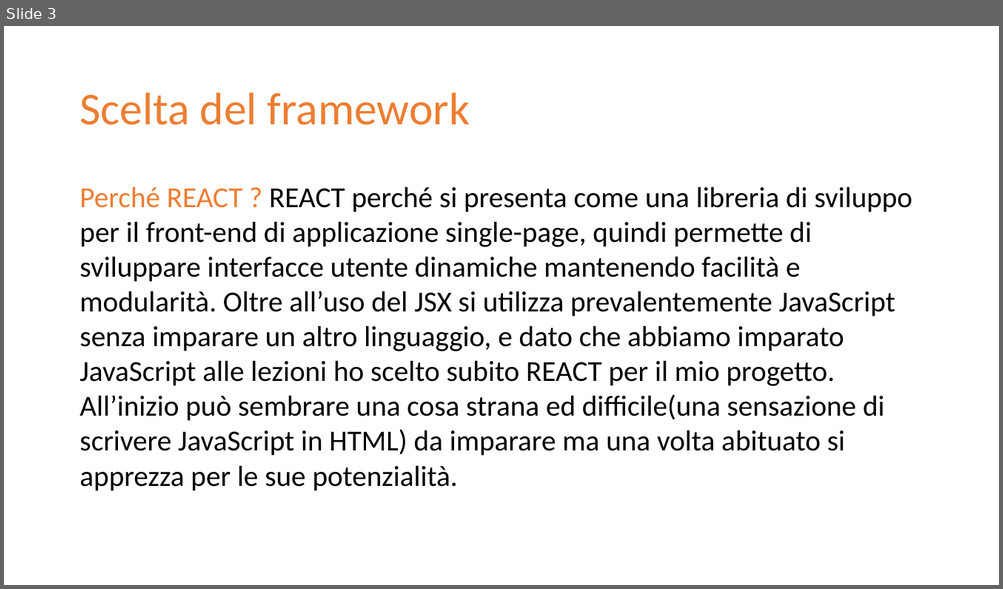
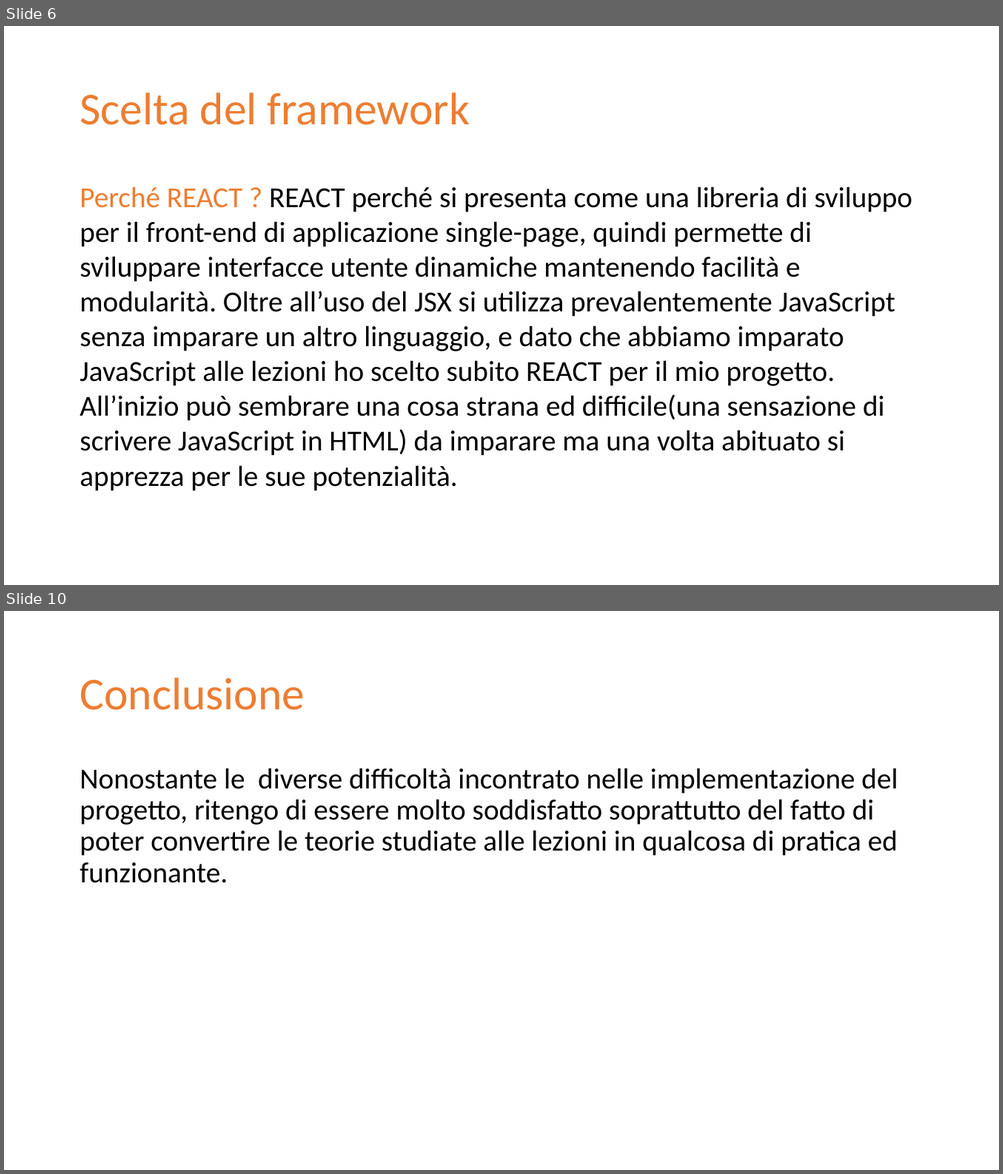
Before and after one commit to WengAnqing/Progetto-IT, a slide deck: Progetto IT.pptx. Shown one above the other, each under a label of ours: slide 3 before the commit, slides 6 and 10 after it; the slides between them are not shown. The pictures are 1003x589 and 1003x1174 pixels, drawn with LibreOffice and Linux fonts; fonts in the diff are those of the drawing. Boxes give left, top, right and bottom in pixels: in the first picture for what was removed or moved away, otherwise in the second. Text is boxed around its words. In the diff, an @@ line names an element or a change of style, - is before the commit and + after.

```diff
--- a/Progetto IT.pptx
+++ b/Progetto IT.pptx
@@ slide 10 added at [4,611,999,1170], background #FFFFFF @@
@@ title added at [79,678,304,710], 44 pt, text #ED7D31 @@
+Conclusione
@@ text added at [79,768,897,883], 28 pt, text #000000 @@
+Nonostante le diverse difficoltà incontrato nelle implementazione del progetto, ritengo di essere molto soddisfatto soprattutto del fatto di poter convertire le teorie studiate alle lezioni in qualcosa di pratica ed funzionante.
@@ what was slide 3 is now slide 6 @@
```
Also in this commit, not shown: 3 slides changed, 4 other slides added.
